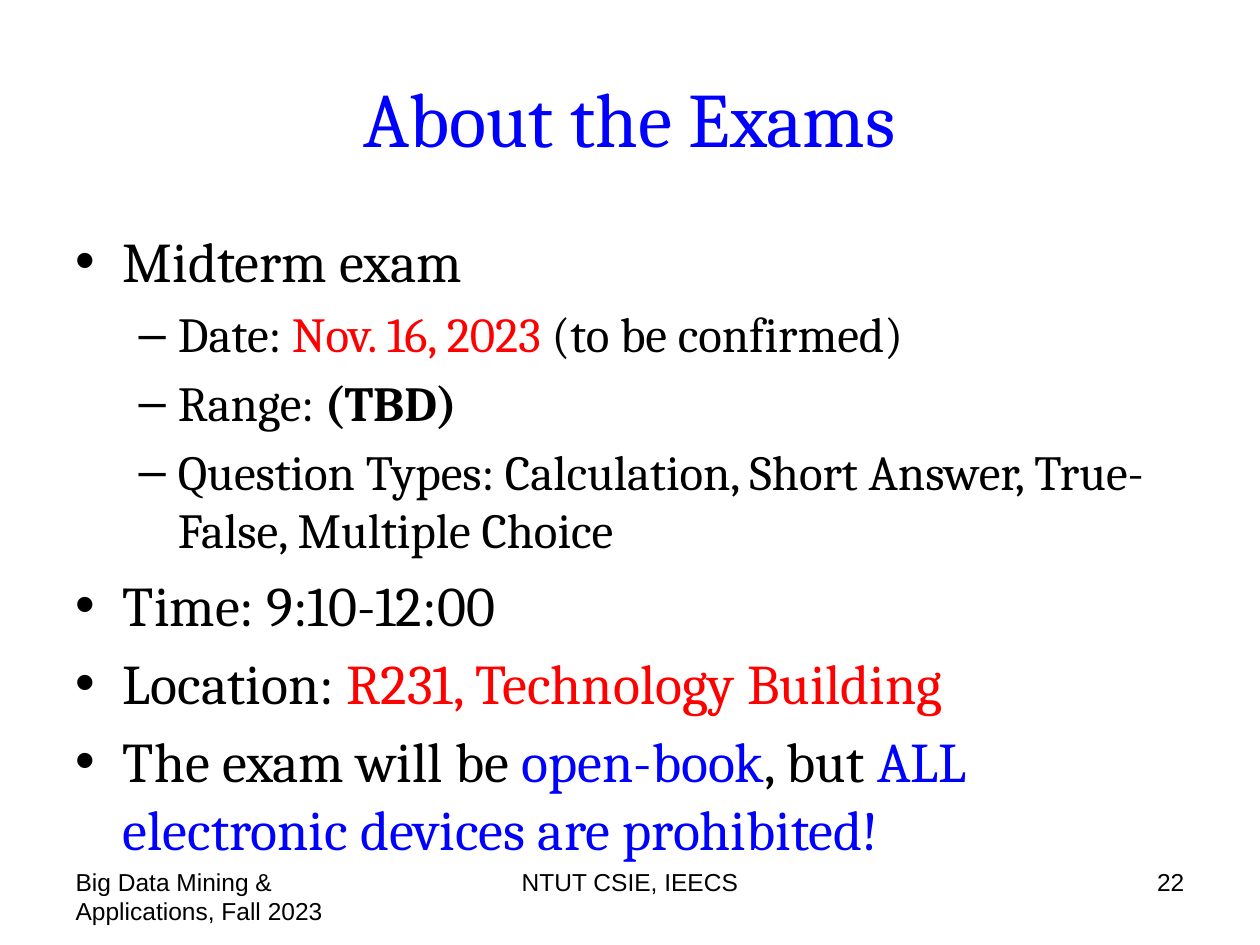
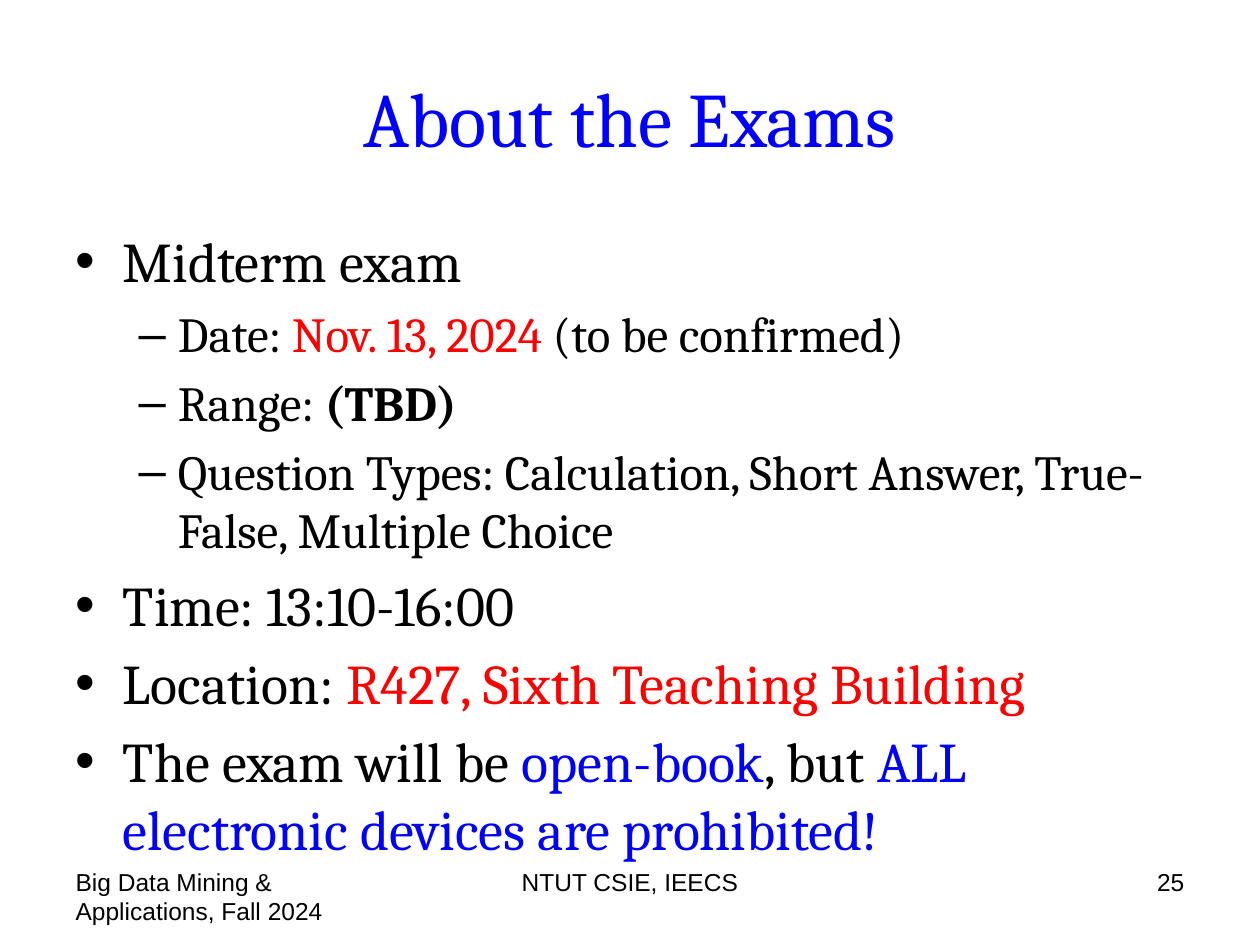
Before and after one commit to chriswjh/chriswjh.github.io, a slide deck: slide 25 of BDM/00-overview.pptx (slide 22 before the commit). Drawn at 1260x945 pixels with LibreOffice and Linux fonts; fonts in the diff are those of the drawing. Boxes give left, top, right and bottom in pixels: in the first picture for what was removed or moved away, otherwise in the second. Text is boxed around its words. In the diff, an @@ line names an element or a change of style, - is before the commit and + after.

```diff
--- a/BDM/00-overview.pptx
+++ b/BDM/00-overview.pptx
@@ text at bbox=[178, 317, 904, 359]: text changed @@
-  – Date: Nov. 16, 2023 (to be confirmed)
+  – Date: Nov. 13, 2024 (to be confirmed)
@@ text at bbox=[123, 588, 1025, 717]: text changed; text colour #000000 to #FF0000 @@
-• Time: 9:10-12:00
-• Location: R231, Technology Building
+• Time: 13:10-16:00
+• Location: R427, Sixth Teaching Building
@@ text at bbox=[76, 873, 323, 925]: text changed @@
-Big Data Mining & Applications, Fall 2023
+Big Data Mining & Applications, Fall 2024
@@ page number at bbox=[1157, 874, 1184, 892]: text changed @@
-22
+25
```
Also in this commit, not shown: 53 other slides changed, 3 slides added.
